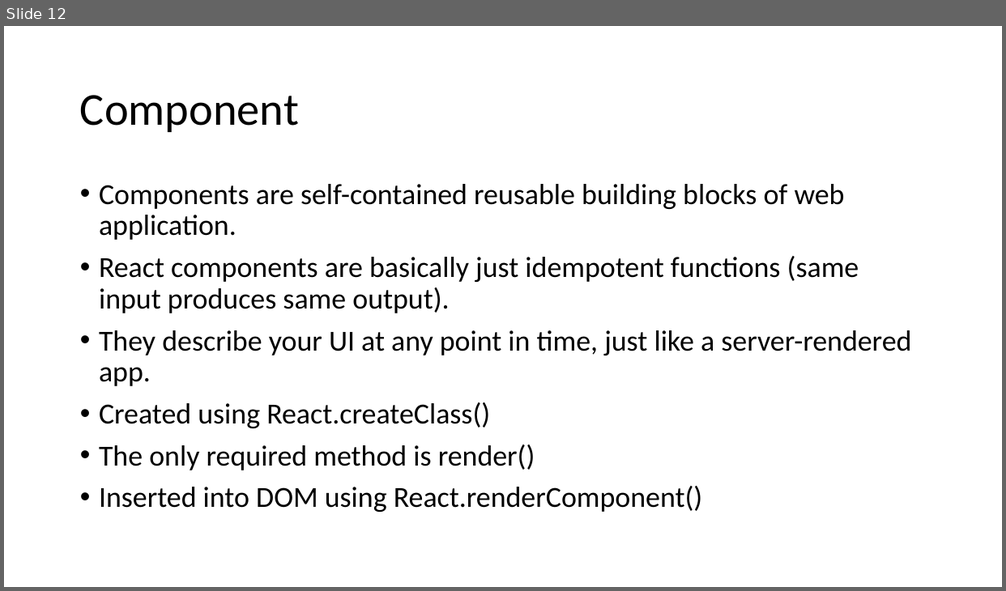
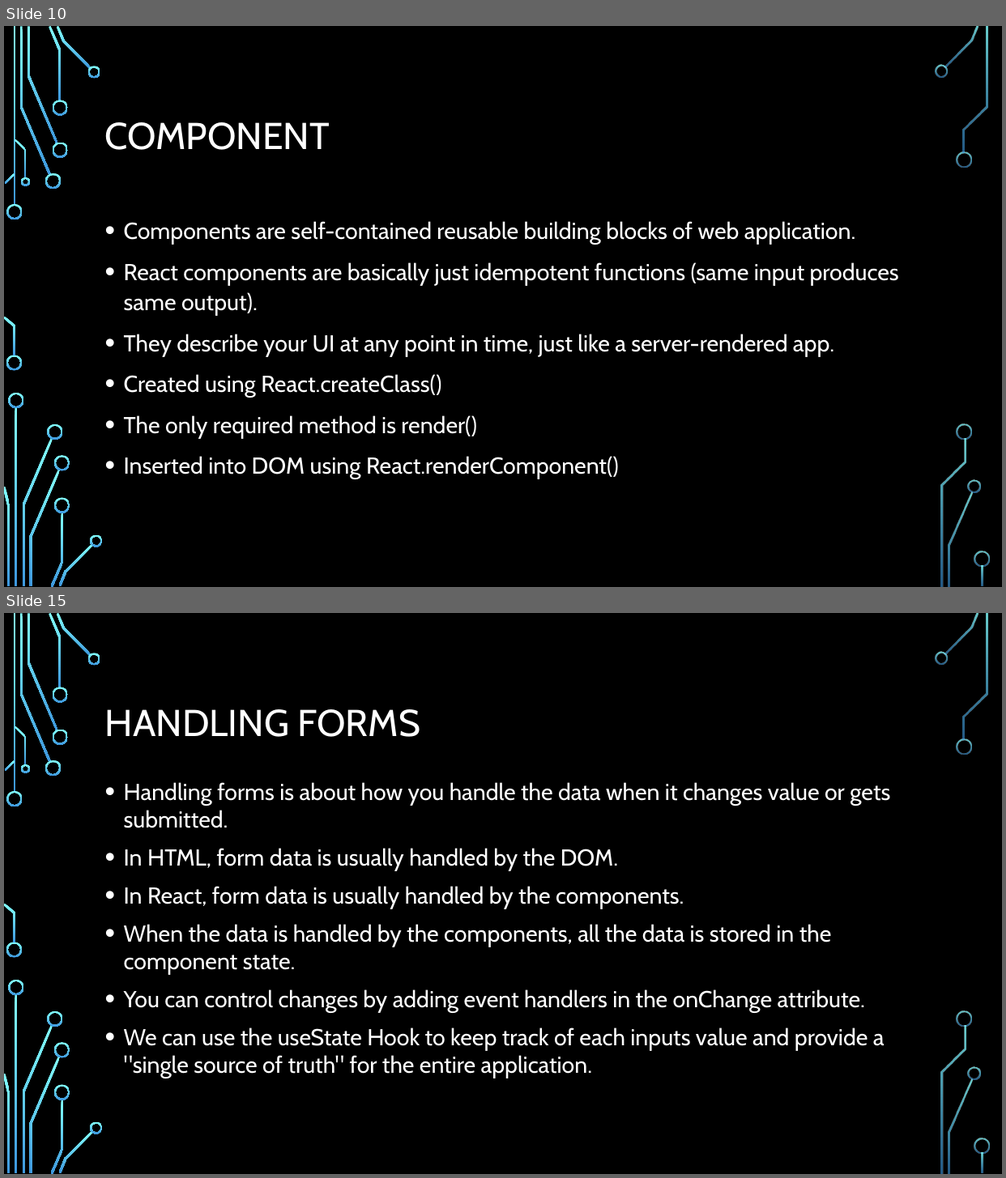
Before and after one commit to sonam-niit/IDFC-Training, a slide deck: Day4/Introduction to React.pptx. Shown one above the other, each under a label of ours: slide 12 before the commit, slides 10 and 15 after it; the slides between them are not shown. The pictures are 1006x591 and 1006x1178 pixels, drawn with LibreOffice and Linux fonts; fonts in the diff are those of the drawing; background and template pictures are left out. Boxes give left, top, right and bottom in pixels: in the first picture for what was removed or moved away, otherwise in the second. Text is boxed around its words. In the diff, an @@ line names an element or a change of style, - is before the commit and + after.

```diff
--- a/Day4/Introduction to React.pptx
+++ b/Day4/Introduction to React.pptx
@@ slide 15 added at box(4, 613, 1002, 1174), background picture (left out); not listed: 36 template elements that a slide beside it also shows @@
@@ title added at box(105, 709, 421, 737), 36 pt, text #FFFFFF @@
+HANDLING FORMS
@@ text added at box(124, 782, 890, 1079), 22.2 pt, text #FFFFFF @@
+• Handling forms is about how you handle the data when it changes value or gets submitted.
+• In HTML, form data is usually handled by the DOM.
+• In React, form data is usually handled by the components.
+• When the data is handled by the components, all the data is stored in the component state.
+• You can control changes by adding event handlers in the onChange attribute.
+• We can use the useState Hook to keep track of each inputs value and provide a "single source of truth" for the entire application.
@@ what was slide 12 is now slide 10 @@
@@ slide 10 changed as well @@
@@ background #FFFFFF to picture (left out) @@
@@ title at box(105, 122, 330, 150): text changed; size 44 to 36 pt; font Calibri to Cabin; text colour #000000 to #FFFFFF @@
-Component
+COMPONENT
@@ text "Components are self-contained reusable building ...": place and size @@
-text "Components are self-contained reusable building ..." at box(99, 184, 911, 512)
+text "Components are self-contained reusable building ..." at box(124, 221, 899, 480)
@@ text "Components are self-contained reusable building ..." at box(124, 221, 899, 480): size 28 to 22.2 pt, font Calibri to Cabin, text colour #000000 to #FFFFFF; line spacing 0.9 to 1.1 @@
@@ group added at box(4, 26, 990, 587): 33 freeform shapes, 3 rectangles @@
```
Also in this commit, not shown: 9 other slides changed, 10 other slides added, 2 slides removed, 1 other file.
